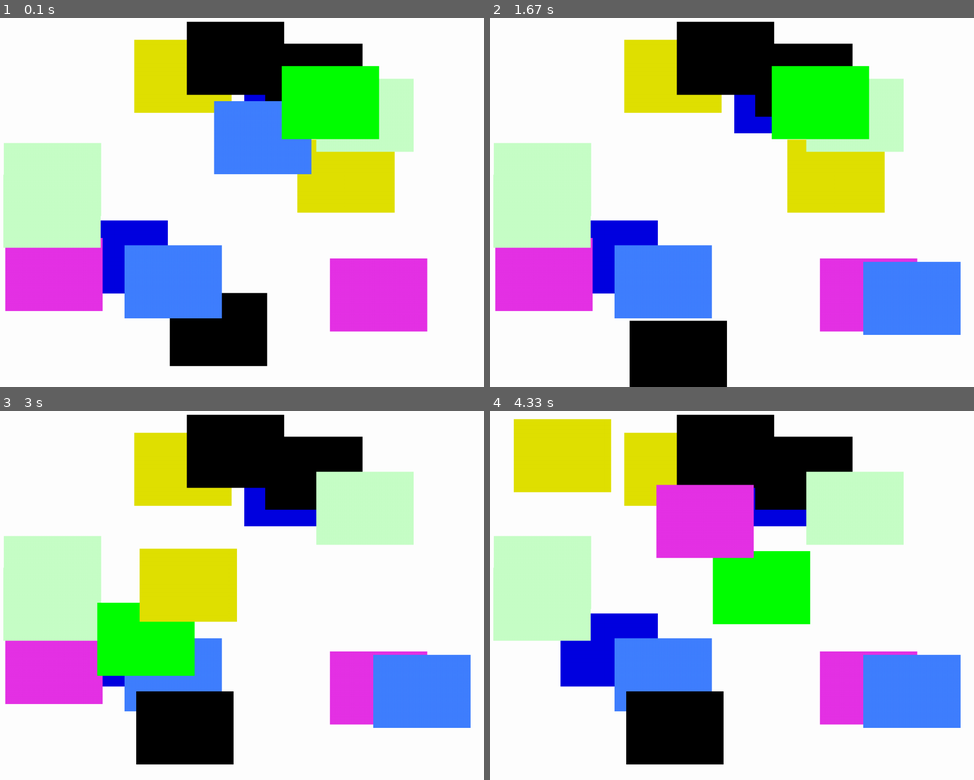
Above: before the commit, frames 1-4 (two rows, left to right).
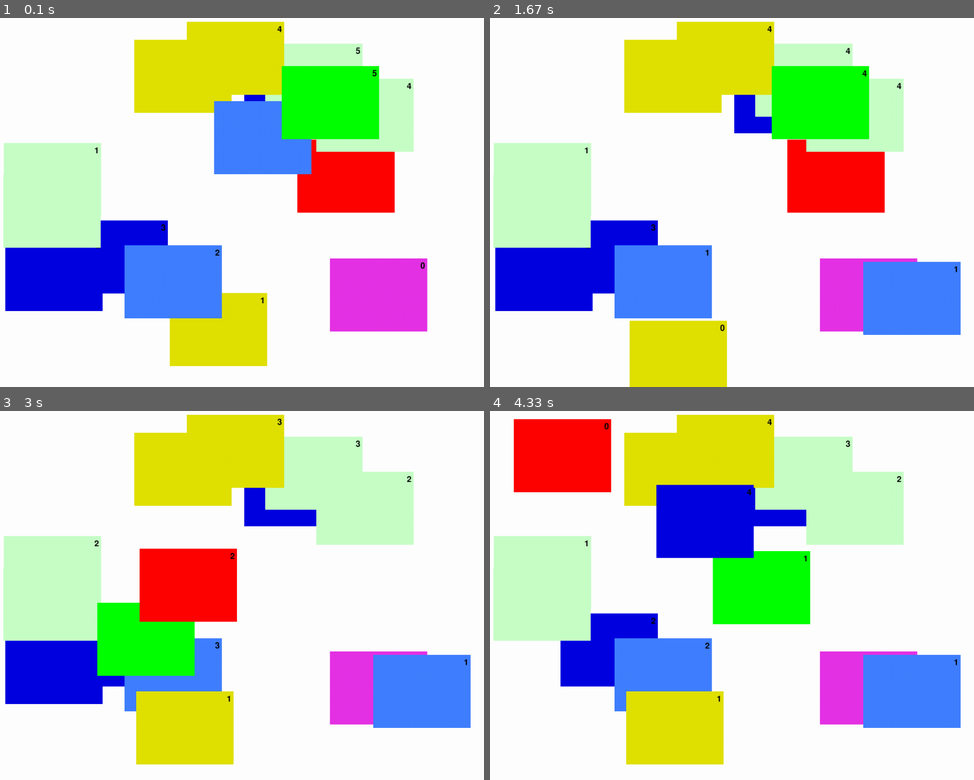
Above: after the commit, the same moments.

Repository: StanislavBeskaev/pygame_practice
Game: pygame game, started from learning/7_font/movable_mouse_rect.py
The game is run twice, just before and just after one commit, with the same random seed, the same clock (stepped at 60 frames per second) and the same inputs.
Inputs (mouse positions are in pixels of both pictures, inside the frame that each line leads up to):
- Up to frame 1 (0.1 s): no input
- Up to frame 2 (1.67 s): press the mouse at (707, 327) at 0.37 s; move the mouse to (780, 206) at 0.47 s; release the mouse at (848, 84) at 0.6 s; press the mouse at (848, 84) at 0.7 s; move the mouse to (799, 80) at 0.8 s; release the mouse at (751, 73) at 0.93 s; press the mouse at (727, 58) at 1.03 s; move the mouse to (688, 198) at 1.13 s; release the mouse at (654, 342) at 1.27 s; press the mouse at (751, 136) at 1.37 s; move the mouse to (833, 217) at 1.47 s; release the mouse at (911, 298) at 1.6 s
- Up to frame 3 (3 s): press the mouse at (188, 746) at 1.7 s; move the mouse to (183, 735) at 1.8 s; release the mouse at (183, 724) at 1.93 s; press the mouse at (290, 488) at 2.03 s; move the mouse to (198, 562) at 2.13 s; release the mouse at (106, 632) at 2.27 s; press the mouse at (343, 569) at 2.37 s; move the mouse to (324, 521) at 2.47 s; release the mouse at (300, 477) at 2.6 s; press the mouse at (314, 473) at 2.7 s; move the mouse to (256, 525) at 2.8 s; release the mouse at (198, 577) at 2.93 s
- Up to frame 4 (4.33 s): press the mouse at (543, 665) at 3.03 s; move the mouse to (722, 588) at 3.13 s; release the mouse at (906, 506) at 3.27 s; press the mouse at (611, 650) at 3.37 s; move the mouse to (673, 625) at 3.47 s; release the mouse at (732, 599) at 3.6 s; press the mouse at (906, 506) at 3.7 s; move the mouse to (804, 514) at 3.8 s; release the mouse at (702, 521) at 3.93 s; press the mouse at (678, 584) at 4.03 s; move the mouse to (620, 521) at 4.13 s; release the mouse at (562, 455) at 4.27 s

The runs differ from the first frame. In frame 1, 15% of the frame differs, in the area x 1-88%, y 0-95%; in frame 2, 16%; in frame 3, 18%; in frame 4, 18%, in the area x 4-97%, y 0-96%.

Commit message:
Передвигаемый мышкой прямоугольник Отображение количества пересекаемых прямоугольников

Diff:
--- a/learning/7_font/movable_mouse_rect.py
+++ b/learning/7_font/movable_mouse_rect.py
@@ -20,7 +20,10 @@
 class MovableMouseRect:
     """Передвигаемый мышкой прямоугольник"""
 
-    def __init__(self, color: Color, width: int, height: int, x: int, y: int):
+    def __init__(self, color: Color, width: int, height: int, x: int, y: int, text_size: int = 25):
+        self._width = width
+        self._height = height
+        self._color = color
         self.surface = pg.Surface((width, height))
         self.surface.fill(color)
         self.rect = self.surface.get_rect()
@@ -29,6 +32,9 @@
         self.moving = False
         self._previous_mouse_position = None
 
+        self._intersection_count = 0
+        self._font = pg.font.Font(None, text_size)
+
     def update(self):
         if self._need_start_moving():
             self._start_moving()
@@ -36,6 +42,10 @@
             self._keep_moving()
         elif self._need_stop_moving():
             self._stop_moving()
+
+        self._calculate_intersection_count()
+        self.surface.fill(self._color)
+        self._display_intersection_count()
 
     def _need_start_moving(self) -> bool:
         return (
@@ -75,6 +85,20 @@
         """Нажата ли левая кнопка мыши"""
         return pg.mouse.get_pressed()[0]
 
+    def _calculate_intersection_count(self) -> None:
+        intersected_rects = [
+            movable_rect
+            for movable_rect in movable_rects
+            if movable_rect is not self and self.rect.colliderect(movable_rect.rect)
+        ]
+
+        self._intersection_count = len(intersected_rects)
+
+    def _display_intersection_count(self) -> None:
+        number = str(self._intersection_count)
+        text = self._font.render(number, True, colors.BLACK)
+        self.surface.blit(text, (self._width - 7 - 7 * len(number), 7))
+
 
 def get_mouse_position() -> Point:
     return Point.build_from_tuple(pg.mouse.get_pos())
@@ -89,7 +113,6 @@
     available_colors = (
         colors.GREEN,
         colors.LIGHT_GREEN,
-        colors.BLACK,
         colors.YELLOW,
         colors.RED,
         colors.PINK,
@@ -118,6 +141,7 @@
     global movable_rects
     global last_mouse_pressed_position
 
+    pg.font.init()
     sc = pg.display.set_mode((WIDTH, HEIGHT))
     sc.fill(colors.WHITE)
 
